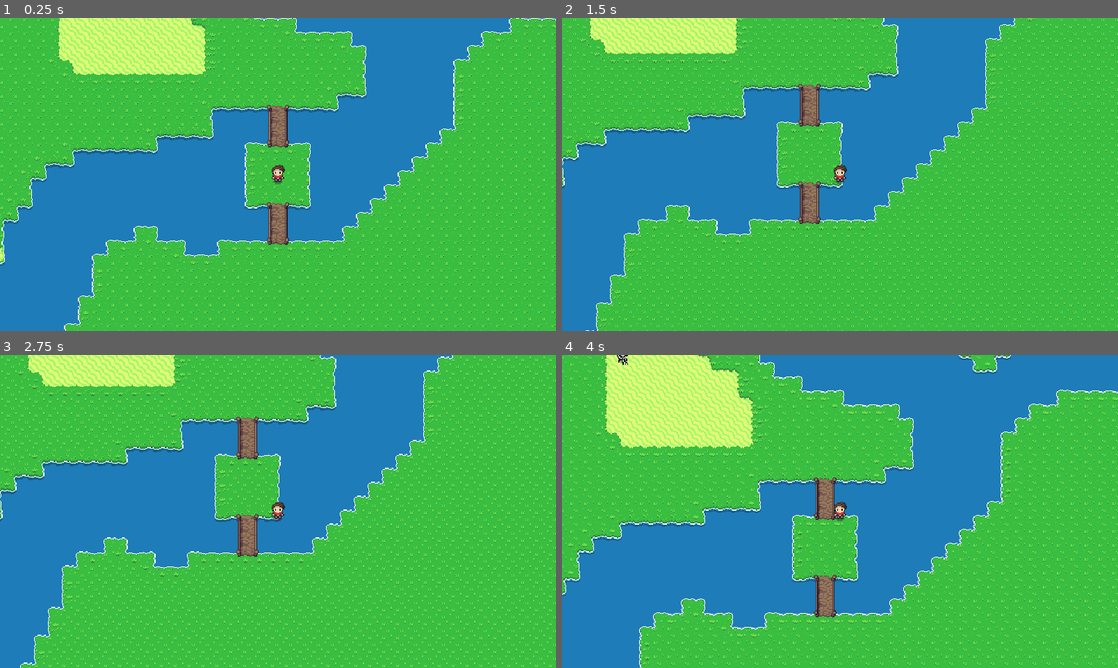
Above: before the commit, frames 1-4 (two rows, left to right).
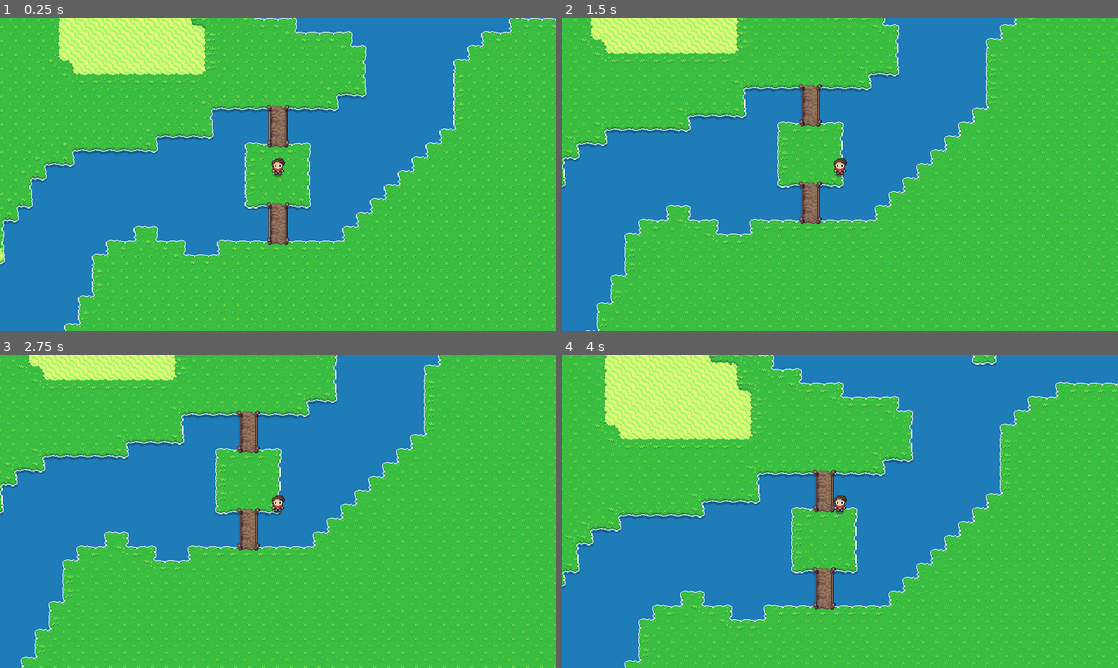
Above: after the commit, the same moments.

Repository: Dinastia-Harzu/un-breve-paseo-por-las-afueras-de-pulkilastia
Game: Godot game, scene res://src/scenes/main.tscn
Two runs of this game, one before a commit and one after it. Both use one fixed random seed, a clock stepped at 60 frames per second and the inputs below.
Inputs:
- Up to frame 1 (0.25 s): no input
- Up to frame 2 (1.5 s): tap Enter (ui_accept) at 0.5, 0.77, 1.25 s; hold D (move_right) 0.53-1.28 s; tap C at 0.6, 1.35 s; hold S (move_down) from 1.28 s (still down)
- Up to frame 3 (2.75 s): tap Enter (ui_accept) at 1.52, 2 s; release S (move_down) at 2.03 s; hold D (move_right) from 2.03 s (still down); tap C at 2.1 s
- Up to frame 4 (4 s): tap Enter (ui_accept) at 2.75, 3.02, 3.77 s; release D (move_right) at 2.78 s; hold W (move_up) 2.78-3.53 s; tap C at 2.85, 3.6 s; hold A (move_left) from 3.53 s (still down)

The runs differ from the first frame. In frame 1, 0.2% of the frame differs, in the area x 48-52%, y 44-54%; in frame 2, 14%; in frame 3, 19%; in frame 4, 21%, in the area x 0-100%, y 0-100%.

Commit message:
Reposicionar entidades

Diff:
--- a/src/scenes/enemies/redeyed_skeleton.tscn
+++ b/src/scenes/enemies/redeyed_skeleton.tscn
@@ -15,15 +15,17 @@
 metadata/_custom_type_script = "uid://c1swae47sxi4f"
 
 [node name="Sprite2D" type="Sprite2D" parent="." unique_id=1977073483]
+position = Vector2(0, -14)
 texture = ExtResource("2_nmnxn")
 region_enabled = true
 region_rect = Rect2(0, 64, 24, 32)
 
 [node name="CollisionBox" type="CollisionShape2D" parent="." unique_id=511885415]
-position = Vector2(0, 10)
+position = Vector2(0, -4)
 shape = SubResource("CircleShape2D_rwwbx")
 
 [node name="EncounterTriggerboxComponent" type="Area2D" parent="." unique_id=1484975256]
+position = Vector2(0, -14)
 collision_layer = 0
 collision_mask = 2
 script = ExtResource("3_nmnxn")
--- a/src/scenes/enemies/winged_demon.tscn
+++ b/src/scenes/enemies/winged_demon.tscn
@@ -14,15 +14,17 @@
 metadata/_custom_type_script = "uid://c1swae47sxi4f"
 
 [node name="Sprite2D" type="Sprite2D" parent="." unique_id=904820394]
+position = Vector2(0, -18)
 texture = ExtResource("2_tqg6b")
 region_enabled = true
 region_rect = Rect2(0, 0, 64, 48)
 
 [node name="CollisionBox" type="CollisionShape2D" parent="." unique_id=944068262]
-position = Vector2(0, 12)
+position = Vector2(0, -6)
 shape = SubResource("CircleShape2D_fnj6u")
 
 [node name="EncounterTriggerboxComponent" type="Area2D" parent="." unique_id=567673971]
+position = Vector2(0, -18)
 collision_layer = 0
 collision_mask = 2
 script = ExtResource("3_tqg6b")
--- a/src/scenes/main.tscn
+++ b/src/scenes/main.tscn
@@ -14,12 +14,15 @@
 
 [node name="EffectRoot" type="Node2D" parent="World" unique_id=760215065]
 unique_name_in_owner = true
+y_sort_enabled = true
 
 [node name="LevelRoot" type="Node2D" parent="World" unique_id=288471181]
 unique_name_in_owner = true
+y_sort_enabled = true
 
 [node name="EntityRoot" type="Node2D" parent="World" unique_id=1625041676]
 unique_name_in_owner = true
+y_sort_enabled = true
 
 [node name="HUDLayer" type="CanvasLayer" parent="." unique_id=1756992226]
 process_mode = 1
--- a/src/scenes/player/player.tscn
+++ b/src/scenes/player/player.tscn
@@ -4,7 +4,7 @@
 [ext_resource type="Texture2D" uid="uid://bg537wnpa6c3n" path="res://assets/art/2d/spritesheets/character.png" id="2_qopur"]
 
 [sub_resource type="CircleShape2D" id="CircleShape2D_cx3ie"]
-radius = 5.0
+radius = 6.0
 
 [node name="Player" type="CharacterBody2D" unique_id=253209671 node_paths=PackedStringArray("sprite", "remote_transform")]
 collision_layer = 2
@@ -16,12 +16,13 @@
 remote_transform = NodePath("RemoteTransform2D")
 
 [node name="Sprite" type="Sprite2D" parent="." unique_id=1436506240]
+position = Vector2(0, -8)
 texture = ExtResource("2_qopur")
 region_enabled = true
 region_rect = Rect2(0, 6, 16, 22)
 
 [node name="CollisionBox" type="CollisionShape2D" parent="." unique_id=953014364]
-position = Vector2(0, 7)
+position = Vector2(0, -1)
 shape = SubResource("CircleShape2D_cx3ie")
 
 [node name="RemoteTransform2D" type="RemoteTransform2D" parent="." unique_id=1492669013]
